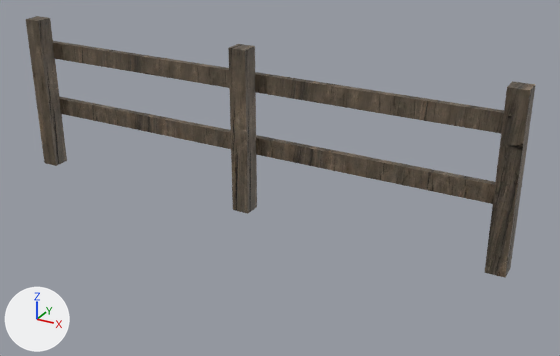
What one commit did to the glTF model public/maps/assets/models/fence-wood.glb.
Before and after are seen from a camera (50 mm lens) standing at (2.91, -4.72, 2.69) and looking at (0.26, 0.1, 0.28). The axes (+X, +Y, +Z) are drawn at lower left. The lights are the same throughout. The first picture is the older version. Where no turn or scale is listed for an object, it has been applied to the vertices. Vertices at exactly the same position are counted once.

Objects in the first picture: 'fence-wood'.
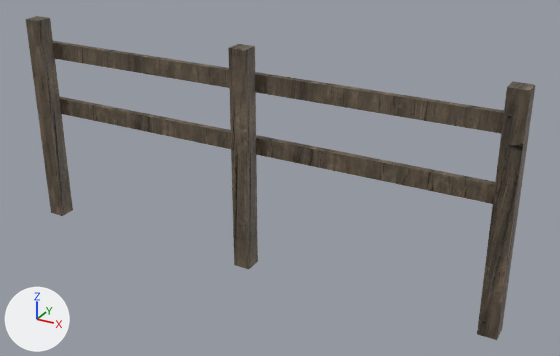
Where the newer file only moved an object's origin or applied its transform, the numbers keep the older frame.

Pixel boxes (x1, y1, x2, y2) of what changed, in the pictures (560 x 356 px; the box of a moved part takes in the faces that stretch with it):
'fence-wood', reshaped (24% taller): before (26, 16, 535, 278); after (26, 16, 535, 340)
part 1 of me_fence_wood, moved or reshaped: before (26, 18, 67, 166); after (26, 18, 73, 216)
part 2 of me_fence_wood, moved or reshaped: before (228, 46, 257, 214); after (228, 46, 258, 269)
part 3 of me_fence_wood, moved or reshaped: before (484, 86, 535, 278); after (477, 86, 535, 340)

What changed in the scene script:
```text
Change me_fence_wood:
    used by ob_fence_wood; location = (0.0, 0.023, 0.65)
    before: 0 (-2.07, 0.05, -0.65), 1 (-1.93, 0.05, -0.65) at pixel (67, 160), 2 (-1.93, -0.09, -0.65) at pixel (56, 165), 3 (-2.07, -0.09, -0.65) at pixel (44, 163)
    before: 8 (-0.07, 0.05, -0.65), 9 (0.07, 0.05, -0.65) at pixel (257, 206), 10 (0.07, -0.09, -0.65) at pixel (248, 213), 11 (-0.07, -0.09, -0.65) at pixel (232, 209)
    before: 16 (1.93, 0.05, -0.65), 17 (2.07, 0.05, -0.65) at pixel (510, 268), 18 (2.07, -0.09, -0.65) at pixel (505, 277), 19 (1.93, -0.09, -0.65) at pixel (484, 272)
    remove me_fence_wood.from_pydata(...)  # 40 vertices, 60 faces; spans x -2.07..2.07, y -0.09..0.09, z -0.65..0.65
    add me_fence_wood.from_pydata(...)  # 40 vertices, 60 faces; spans x -2.07..2.07, y -0.09..0.09, z -1.15..0.65
    me_fence_wood part 1
    add for i in [*range(0, 4)]: me_fence_wood.vertices[i].co += Vector((0.0, 0.0, -0.5))
    me_fence_wood part 2
    add for i in [*range(8, 12)]: me_fence_wood.vertices[i].co += Vector((0.0, 0.0, -0.5))
    me_fence_wood part 3
    add for i in [*range(16, 20)]: me_fence_wood.vertices[i].co += Vector((0.0, 0.0, -0.5))
```
